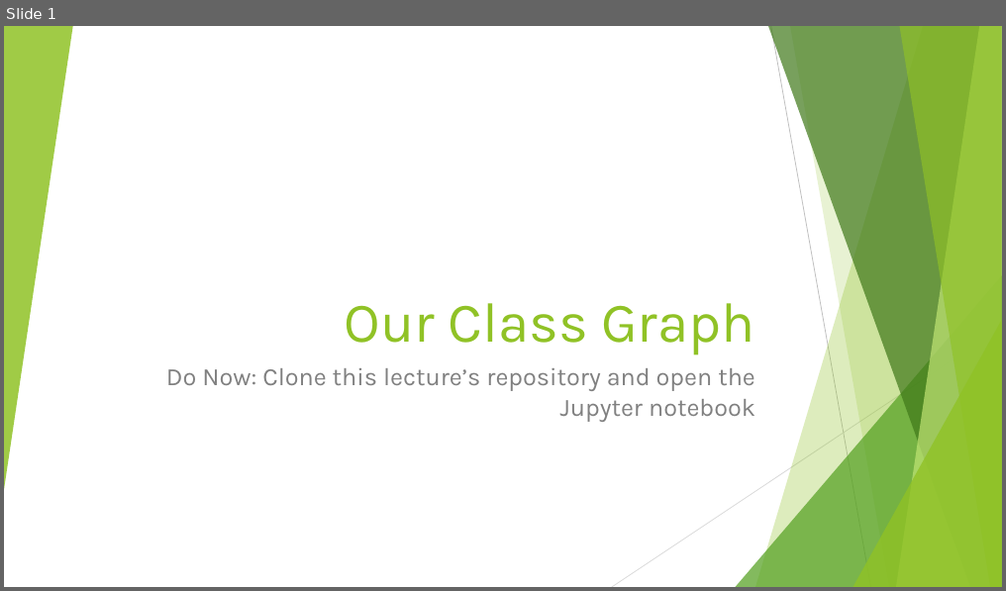
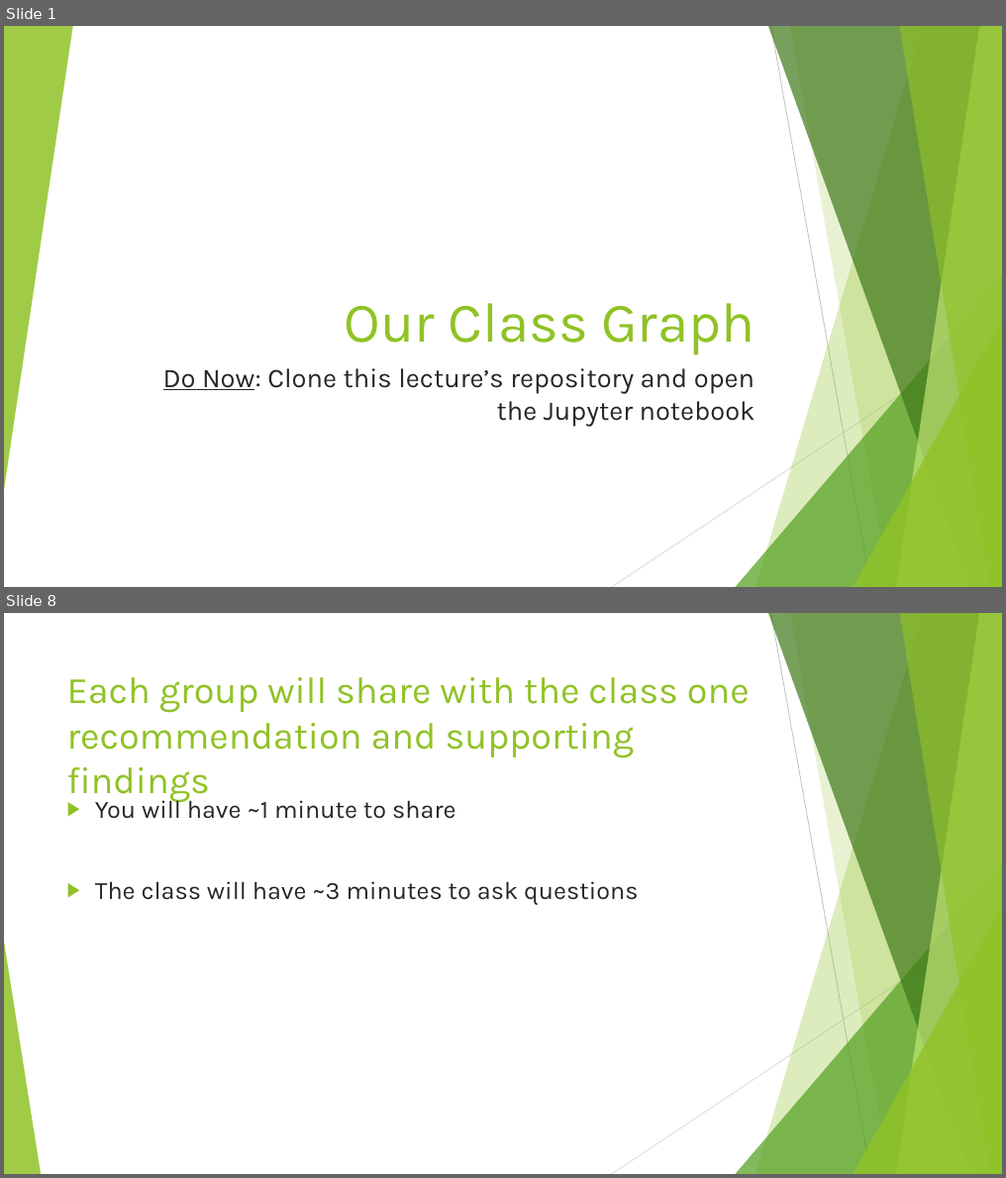
Before and after one commit to DavidBraslow/Our-Class-Graph, a slide deck: Our Class Graph Slides.pptx. Shown one above the other, each under a label of ours: slide 1 before the commit, slides 1 and 8 after it; the slides between them are not shown. The pictures are 1006x591 and 1006x1178 pixels, drawn with LibreOffice and Linux fonts; fonts in the diff are those of the drawing. Boxes give left, top, right and bottom in pixels: in the first picture for what was removed or moved away, otherwise in the second. Text is boxed around its words. In the diff, an @@ line names an element or a change of style, - is before the commit and + after.

```diff
--- a/Our Class Graph Slides.pptx
+++ b/Our Class Graph Slides.pptx
@@ slide 8 added at bbox=[4, 613, 1002, 1174], background #FFFFFF; not listed: 9 template elements that a slide beside it also shows @@
@@ title added at bbox=[67, 677, 749, 758], 36 pt, text #90C226 @@
+Each group will share with the class one recommendation and supporting findings
@@ text added at bbox=[95, 796, 638, 905], 24 pt, text #262626 @@
+▶ You will have ~1 minute to share
+▶ The class will have ~3 minutes to ask questions
@@ triangle added at bbox=[4, 942, 41, 1174], fill #90C226 at 85% opacity @@
@@ slide 1 changed as well @@
@@ subtitle "Do Now: Clone this lecture’s ..." at bbox=[163, 369, 755, 427]: size 24 to 26 pt, text colour #808080 to #262626; underline on in "Do Now:" @@
```
Also in this commit, not shown: 7 other slides added, 2 other files.
